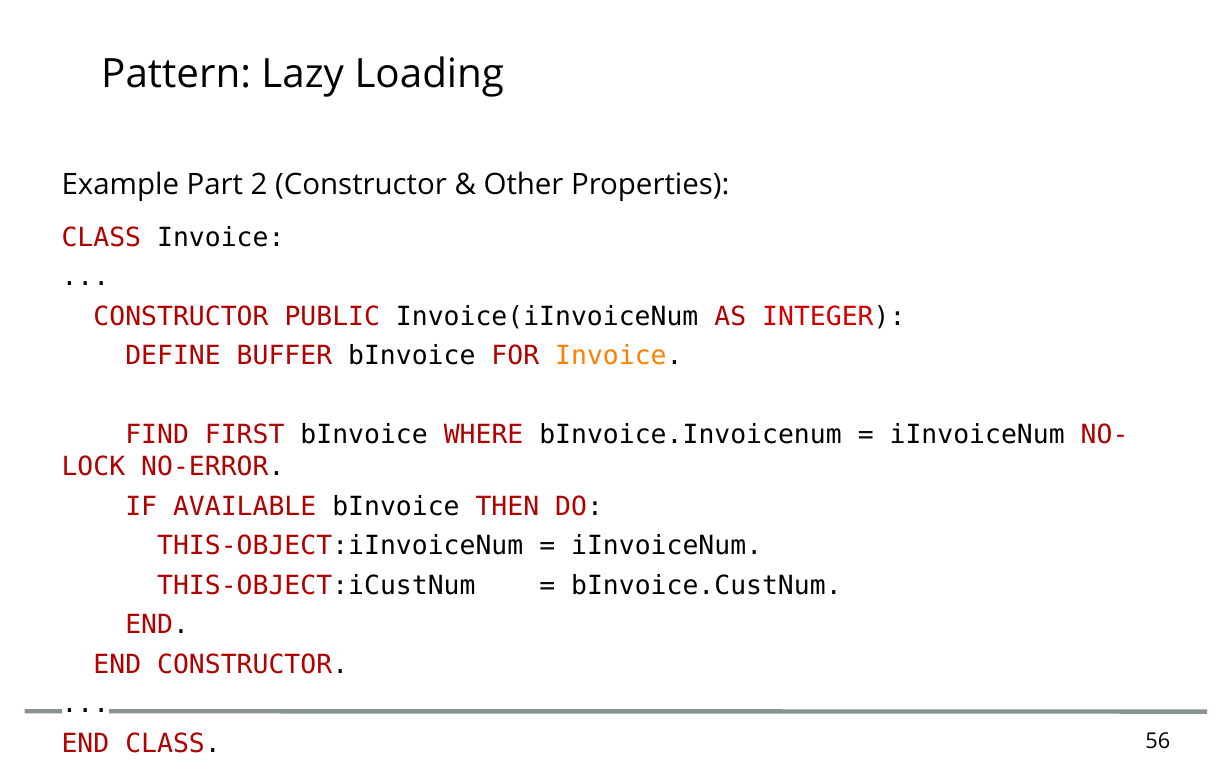
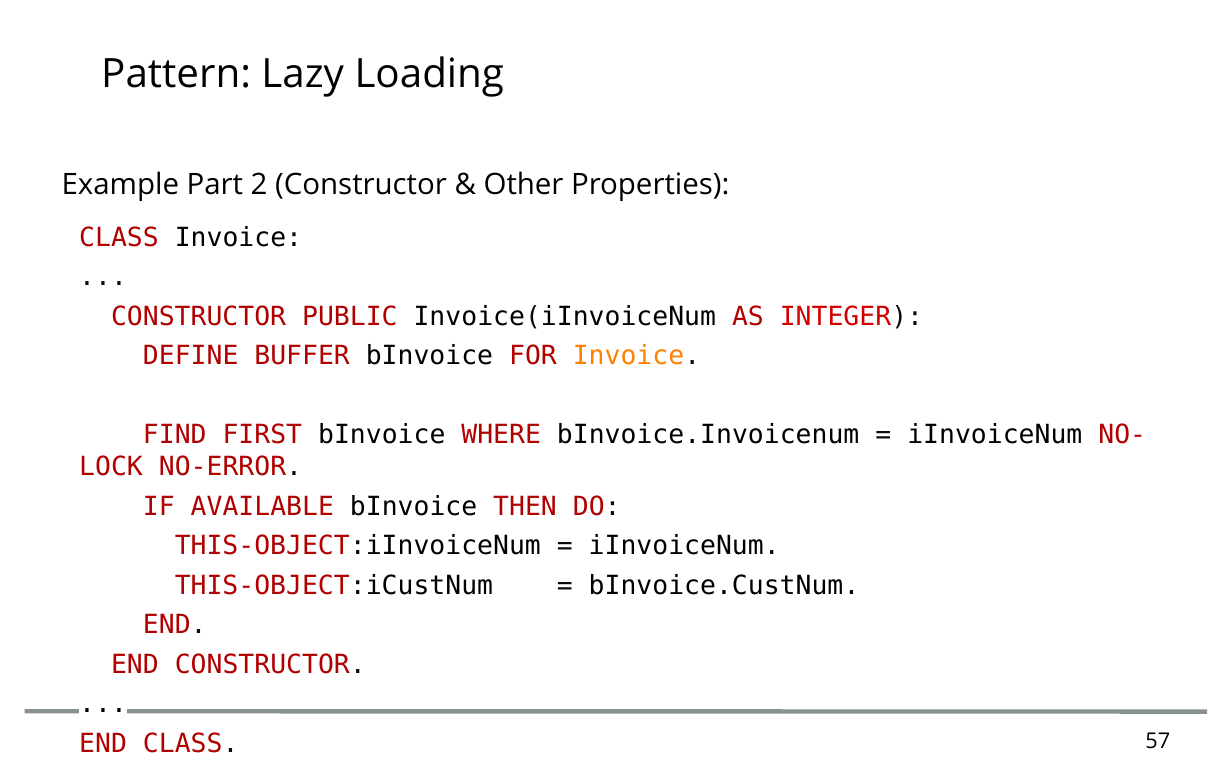
Before and after one commit to nik00iap/openedgeExcercises, a slide deck: slide 57 of doc/OOABLWorkshop.odp (slide 56 before the commit). Drawn at 1232x770 pixels with LibreOffice and Linux fonts; fonts in the diff are those of the drawing; background and template pictures are left out. Boxes give left, top, right and bottom in pixels: in the first picture for what was removed or moved away, otherwise in the second. Text is boxed around its words. In the diff, an @@ line names an element or a change of style, - is before the commit and + after.

```diff
--- a/doc/OOABLWorkshop.odp
+++ b/doc/OOABLWorkshop.odp
@@ text "CLASS Invoice:": place and size @@
-text "CLASS Invoice:" at <box>62,226,1129,674</box>
+text "CLASS Invoice:" at <box>79,226,1146,674</box>
@@ page number at <box>1145,732,1170,749</box>: text changed @@
-56
+57
```
Also in this commit, not shown: 6 other slides changed, 8 other files.
